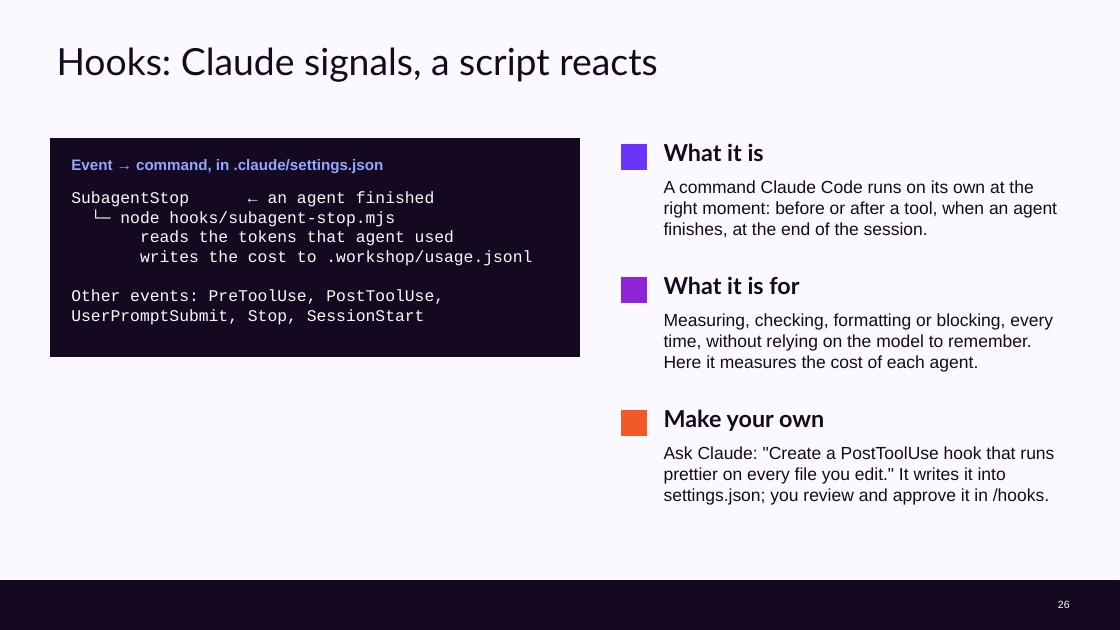
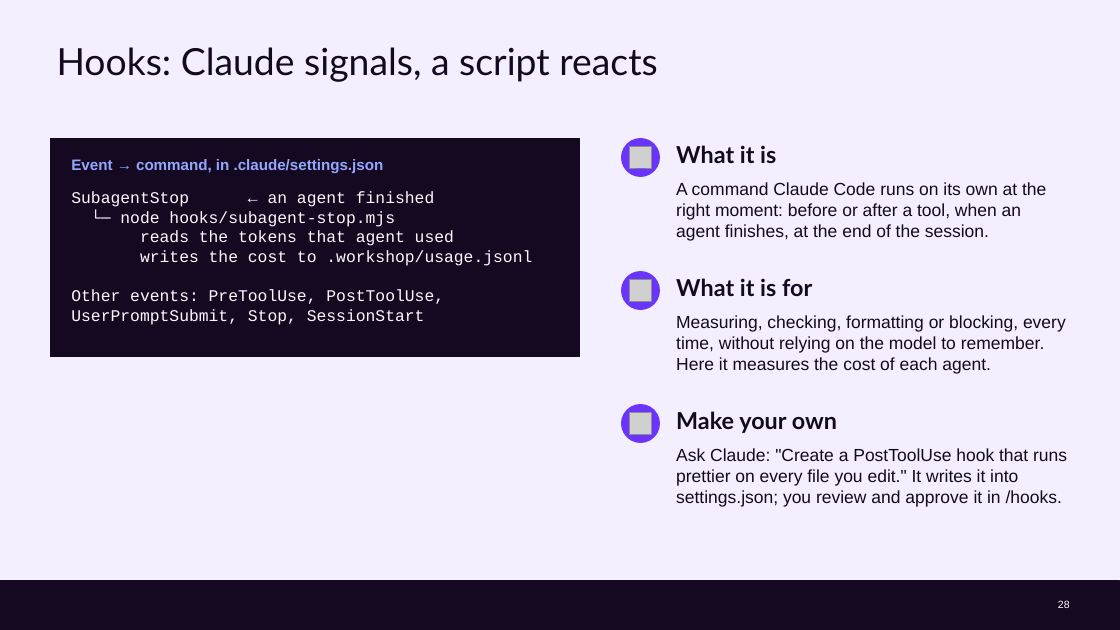
Before and after one commit to cx-guilherme-pinto/workshop-claude, a slide deck: slide 28 of slides/workshop.en.pptx (slide 26 before the commit). Drawn at 1120x630 pixels with LibreOffice and Linux fonts; fonts in the diff are those of the drawing; grey boxes stand for pictures; background and template pictures are left out. Boxes give left, top, right and bottom in pixels: in the first picture for what was removed or moved away, otherwise in the second. Text is boxed around its words. In the diff, an @@ line names an element or a change of style, - is before the commit and + after.

```diff
--- a/slides/workshop.en.pptx
+++ b/slides/workshop.en.pptx
@@ background #FCF9FE to #F4EFFE @@
@@ ellipse: place and size @@
-ellipse at box(622, 145, 647, 170)
+ellipse at box(622, 139, 660, 176)
@@ ellipse at box(622, 139, 660, 176): rectangle to ellipse @@
@@ picture added at box(630, 147, 651, 168) @@
@@ text "What it is": place and size @@
-text "What it is" at box(664, 143, 764, 161)
+text "What it is" at box(676, 145, 776, 163)
@@ text "A command Claude Code runs ..." rewrapped from box(664, 180, 1057, 237) to box(676, 182, 1046, 241) @@
@@ rectangle removed at box(622, 277, 647, 302) @@
@@ ellipse added at box(622, 271, 660, 309), fill #6B34FD, outline #6B34FD 1 pt @@
@@ picture added at box(630, 280, 651, 301) @@
@@ text "What it is for": place and size @@
-text "What it is for" at box(664, 276, 799, 294)
+text "What it is for" at box(676, 278, 812, 296)
@@ text "Measuring, checking, formatting or blocking, ...": place and size @@
-text "Measuring, checking, formatting or blocking, ..." at box(664, 313, 1053, 372)
+text "Measuring, checking, formatting or blocking, ..." at box(676, 315, 1066, 374)
@@ rectangle removed at box(622, 411, 647, 436) @@
@@ ellipse added at box(622, 405, 660, 443), fill #6B34FD, outline #6B34FD 1 pt @@
@@ picture added at box(630, 413, 651, 434) @@
@@ text "Make your own": place and size @@
-text "Make your own" at box(664, 409, 824, 431)
+text "Make your own" at box(676, 411, 837, 433)
@@ text "Ask Claude: "Create a PostToolUse ...": place and size @@
-text "Ask Claude: "Create a PostToolUse ..." at box(664, 446, 1054, 505)
+text "Ask Claude: "Create a PostToolUse ..." at box(676, 448, 1067, 507)
```
Also in this commit, not shown: 41 other slides changed, 1 slide added, 16 other files.
